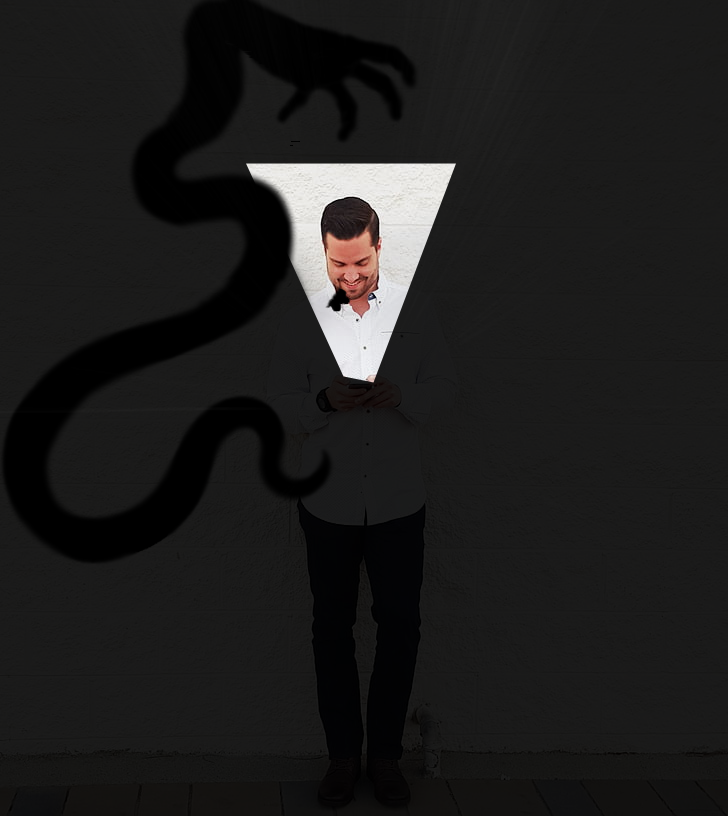
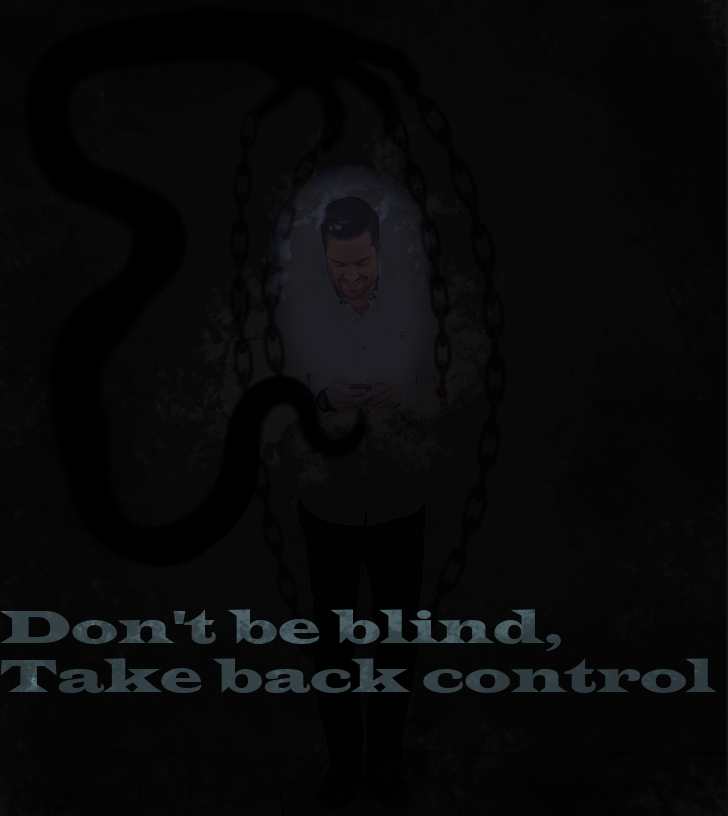
Layer changes from the first w=728, h=816 image to the second:
removed layer "shadow_background.jpg" (was 89%) over [left=0, top=0, right=728, bottom=816]
renamed "wires" to "illumination", opacity 100% → 76%, painted on it over [left=0, top=0, right=726, bottom=816]
added layer "Don't be blind, Take back cont..." above "Shadow_Outer" over [left=0, top=609, right=717, bottom=693]
"Darkness": opacity 73% → 96%, moved it above "Layer Group", painted on it over [left=0, top=0, right=728, bottom=816]
added group "Layer Group" with 8 layers above "man_phone.jpg" over [left=21, top=0, right=509, bottom=660]
added layer "snake_3.png" in group "Layer Group" over [left=21, top=0, right=368, bottom=449]
hid "shadow_snake_2.png", moved it into group "Layer Group", painted on it over [left=103, top=0, right=299, bottom=290]
moved "shadow_snake.png" into group "Layer Group", painted on it over [left=0, top=204, right=372, bottom=571]
added layer "chain_out_left" in group "Layer Group" over [left=44, top=110, right=316, bottom=660]
added layer "chain.png" in group "Layer Group" over [left=202, top=90, right=509, bottom=640]
added layer "chain_in_right" in group "Layer Group" over [left=137, top=0, right=459, bottom=400]
added layer "chain_in_left" in group "Layer Group" over [left=68, top=115, right=351, bottom=581]
moved "hand_shadow.jpg" into group "Layer Group", painted on it over [left=43, top=0, right=427, bottom=158]
